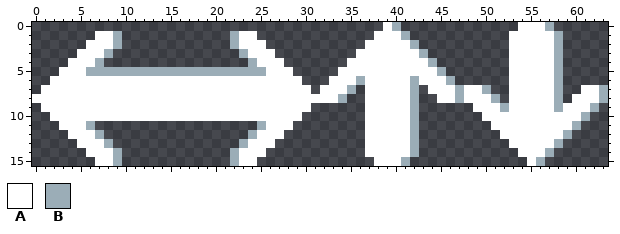
Edited in one commit: pixel-art file (Assets/sprite_cross_1.aseprite). The picture above was drawn from the file before the commit.
64x16 pixels, 1 frame.
Palette (. is transparent): A #ffffff  B #9badb7
Pixels before, first column x 0:
 0 .......................................AB.............AAAB......
 1 .......AAB............BAA.............AAAB...........AAAAAB.....
 2 ......AAAB............BAAA...........AAAAAB..........AAAAAB.....
 3 .....AAAB..............BAAA.........AAAAAAAB.........AAAAAB.....
 4 ....AAAB................BAAA.......AAAAAAAAAB........AAAAAB.....
 5 ...AAABBBBBBBBBBBBBBBBBBBBAAA.....AAAAAAAAAAAB.......AAAAAB.....
 6 ..AAAAAAAAAAAAAAAAAAAAAAAAAAAA...AAABAAAAABAAAB......AAAAAB.....
 7 .AAAAAAAAAAAAAAAAAAAAAAAAAAAAAA.AAAB.AAAAAB.AAABAAB..AAAAAB..AAB
 8 AAAAAAAAAAAAAAAAAAAAAAAAAAAAAAAAAAB..AAAAAB..AABAAAB.AAAAAB.AAAB
 9 .AAAAAAAAAAAAAAAAAAAAAAAAAAAAAA......AAAAAB......AAABAAAAABAAAB.
10 ..AAAAAAAAAAAAAAAAAAAAAAAAAAAA.......AAAAAB.......AAAAAAAAAAAB..
11 ...AAAB..................BAAA........AAAAAB........AAAAAAAAAB...
12 ....AAAB................BAAA.........AAAAAB.........AAAAAAAB....
13 .....AAAB..............BAAA..........AAAAAB..........AAAAAB.....
14 ......AAAB............BAAA...........AAAAAB...........AAAB......
15 .......AAB............BAA.............AAAB.............AB.......
After the commit:
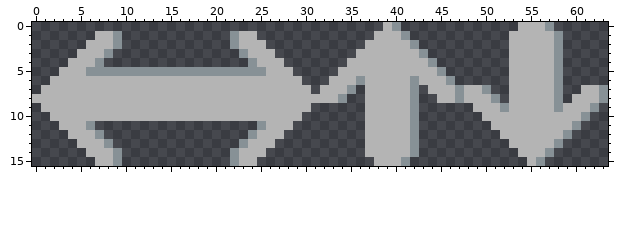
The exact change:
{"colour":"A","old":"#ffffff","new":"#b4b4b4"}
{"colour":"B","old":"#9badb7","new":"#879196"}
{"label":"changed","picture_box":[32,22,608,166]}
